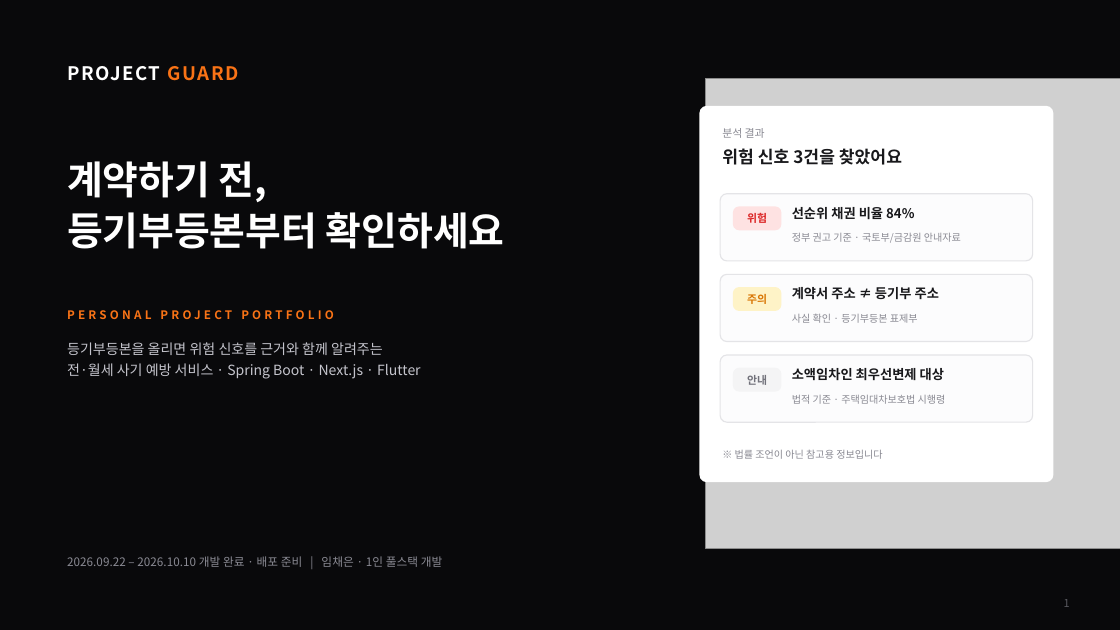
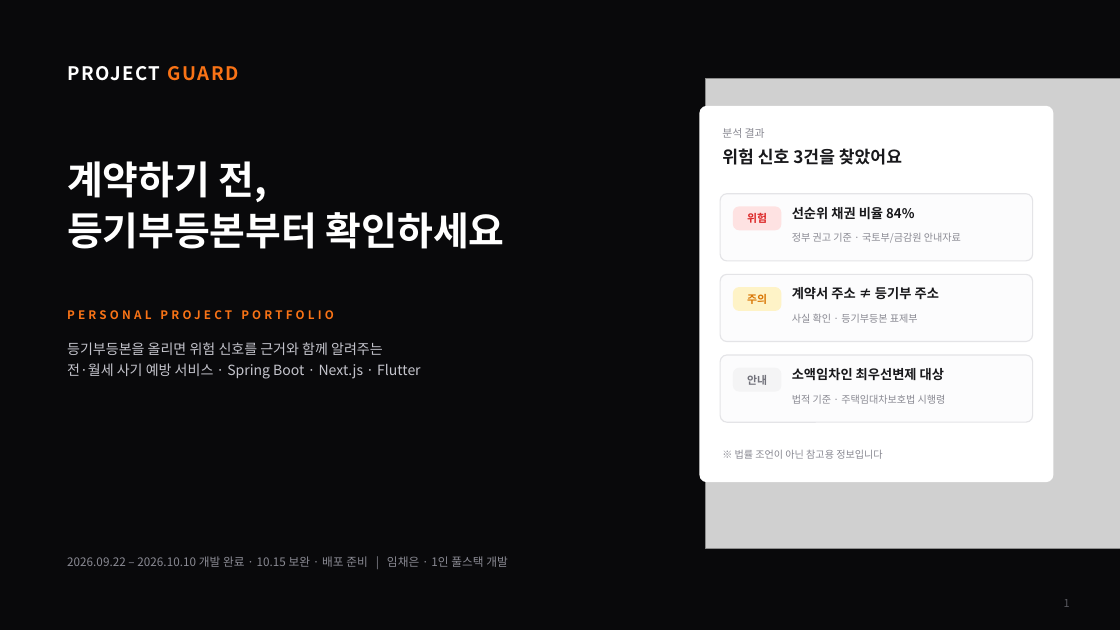
Before and after one commit to chean0830/guard-project, a slide deck: slide 1 of docs/portfolio/ProjectGuard_Portfolio.pptx. Drawn at 1120x630 pixels with LibreOffice and Linux fonts; fonts in the diff are those of the drawing; grey boxes stand for pictures. Boxes give left, top, right and bottom in pixels: in the first picture for what was removed or moved away, otherwise in the second. Text is boxed around its words. In the diff, an @@ line names an element or a change of style, - is before the commit and + after.

```diff
--- a/docs/portfolio/ProjectGuard_Portfolio.pptx
+++ b/docs/portfolio/ProjectGuard_Portfolio.pptx
@@ text at (67,556,508,567): text changed @@
-2026.09.22 – 2026.10.10 개발 완료 · 배포 준비 | 임채은 · 1인 풀스택 개발
+2026.09.22 – 2026.10.10 개발 완료 · 10.15 보완 · 배포 준비 | 임채은 · 1인 풀스택 개발
```
Also in this commit, not shown: 11 other slides changed, 1 slide added, 21 other files.
